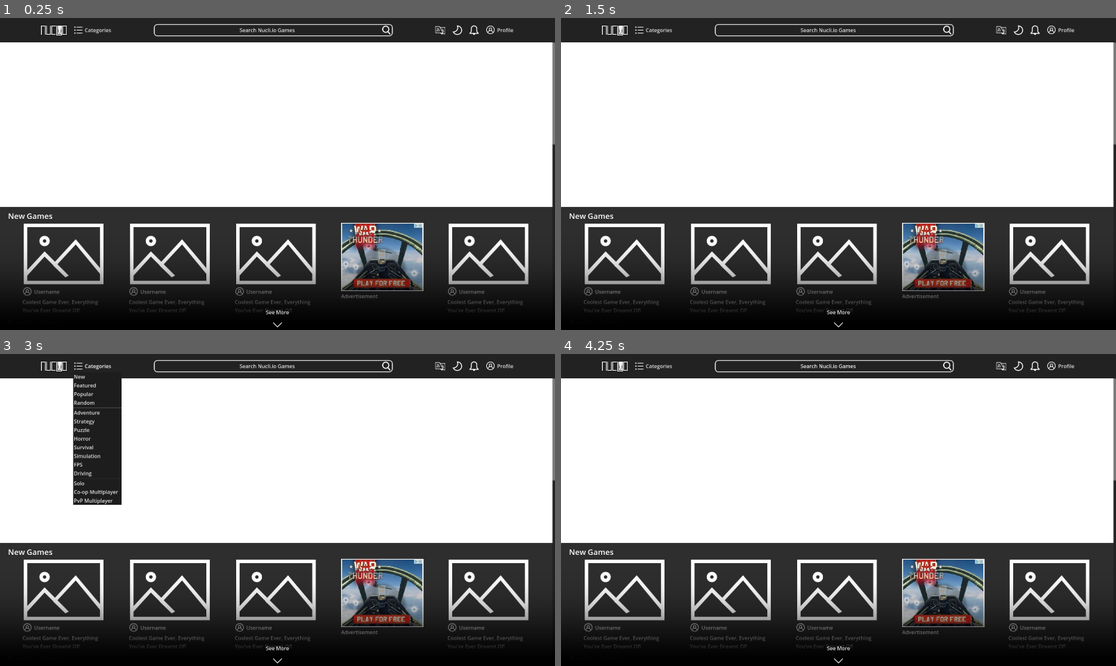
Above: before the commit, frames 1-4 (two rows, left to right).
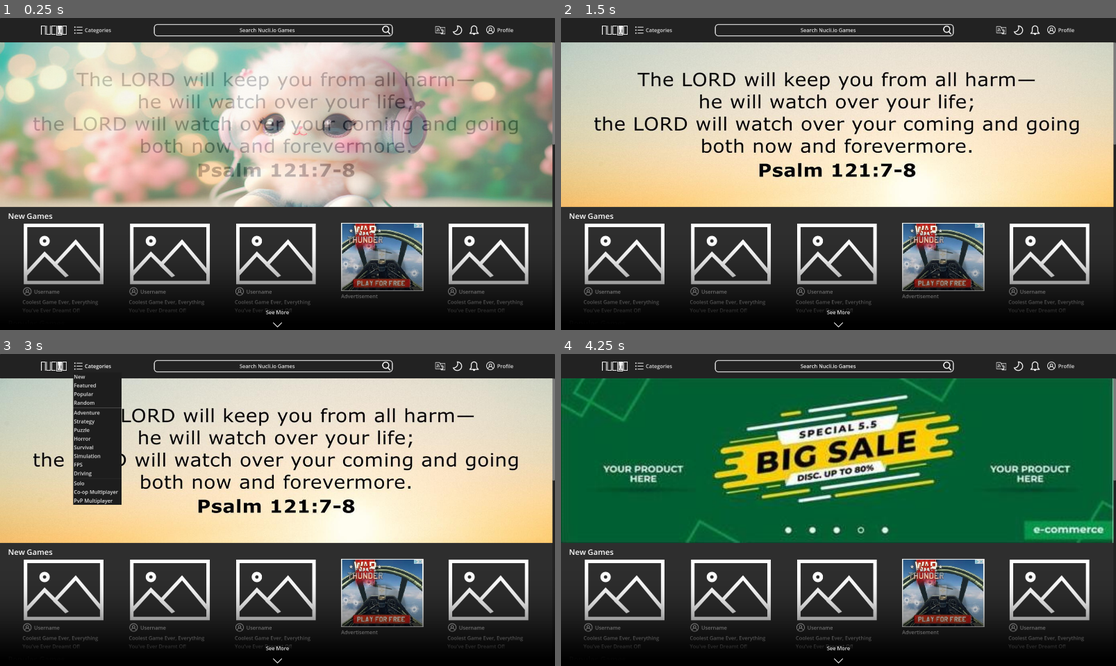
Above: after the commit, the same moments.

Repository: MichaelDawe/nucli.io
Game: Godot game, scene res://main.tscn
The game is run twice, just before and just after one commit, with the same random seed, the same clock (stepped at 60 frames per second) and the same inputs.
Inputs (mouse positions are in pixels of both pictures, inside the frame that each line leads up to):
- Up to frame 1 (0.25 s): no input
- Up to frame 2 (1.5 s): click (622, 255) at 0.52 s; click "Username" at 1.25 s
- Up to frame 3 (3 s): click (55, 366) at 2 s; click "Categories" at 2.75 s
- Up to frame 4 (4.25 s): click "Search Nucli.io Games" at 3.5 s

The runs differ from the first frame. In frame 1, 51% of the frame differs, in the area x 0-100%, y 7-61%; in frame 2, 52%; in frame 3, 48%; in frame 4, 52%.

Commit message:
added daily stuff and promotional banner, and help centre and friends and messages

Diff:
--- /dev/null
+++ b/main.gdshader
@@ -0,0 +1,17 @@
+shader_type canvas_item;
+
+uniform sampler2D a;
+uniform sampler2D b;
+uniform sampler2D c;
+
+void fragment() {
+	vec3 ta = texture(a, UV).rgb;
+	vec3 tb = texture(b, UV).rgb;
+	vec3 tc = texture(c, UV).rgb;
+
+	float d = mod(TIME, 9);
+
+	vec3 col = mix(mix(mix(ta, tb, clamp(d, 0.0, 1.0)), tc, clamp(d-3.0, 0.0, 1.0)), ta, clamp(d-6.0, 0.0, 1.0));
+
+	COLOR = vec4(col, 1.0);
+}
--- a/main.tscn
+++ b/main.tscn
@@ -9,15 +9,25 @@
 [ext_resource type="Texture2D" uid="uid://di1u84u0knomp" path="res://icons/banner_template.png" id="4_8gtjg"]
 [ext_resource type="Texture2D" uid="uid://dx5j47kvf3pme" path="res://icons/language-45-32.png" id="4_dyw1i"]
 [ext_resource type="Texture2D" uid="uid://blc0c3v8kjgp5" path="res://icons/search-663-32.png" id="4_ggocw"]
+[ext_resource type="Shader" path="res://main.gdshader" id="4_seqqe"]
+[ext_resource type="Texture2D" uid="uid://dr65xbaeb2np3" path="res://icons/cute_picture.jpg" id="5_584et"]
 [ext_resource type="Texture2D" uid="uid://mgank3atpyq7" path="res://icons/warthunder.jpg" id="5_j8if1"]
 [ext_resource type="Texture2D" uid="uid://cpmlvq2okstm0" path="res://icons/notification-11-32.png" id="5_mnxgi"]
 [ext_resource type="Texture2D" uid="uid://el63sk480q13" path="res://icons/profile-24-32.png" id="6_4e0b5"]
+[ext_resource type="Texture2D" uid="uid://crdby4gw31o3c" path="res://icons/famous_quote.jpg" id="6_8qk6n"]
+[ext_resource type="Texture2D" uid="uid://voxo8lc5w27e" path="res://icons/promotional_banner.jpg" id="7_ridb1"]
 [ext_resource type="Texture2D" uid="uid://c6d2k8l3y7pc1" path="res://icons/dark-mode-32.png" id="8_4g4cy"]
 [ext_resource type="StyleBox" uid="uid://b5wcj2xr70ql6" path="res://dark_theme_search_stylebox.tres" id="9_ljqka"]
 [ext_resource type="Texture2D" uid="uid://cg34lgnfrsbeh" path="res://icons/gradient.png" id="10_kl8m7"]
 [ext_resource type="Texture2D" uid="uid://34csch8evipr" path="res://icons/arrow-23-32.png" id="11_ttvpd"]
 [ext_resource type="Script" path="res://fadeout.gd" id="14_eo2dx"]
 
+[sub_resource type="ShaderMaterial" id="ShaderMaterial_gn1eq"]
+shader = ExtResource("4_seqqe")
+shader_parameter/a = ExtResource("5_584et")
+shader_parameter/b = ExtResource("6_8qk6n")
+shader_parameter/c = ExtResource("7_ridb1")
+
 [sub_resource type="StyleBoxFlat" id="StyleBoxFlat_vacgx"]
 bg_color = Color(0.753984, 0.753984, 0.753984, 1)
 
@@ -85,6 +95,7 @@
 size_flags_vertical = 3
 
 [node name="TextureRect" type="TextureRect" parent="Content/ScrollContainer/VBoxContainer/Banner"]
+material = SubResource("ShaderMaterial_gn1eq")
 layout_mode = 2
 texture = ExtResource("4_8gtjg")
 expand_mode = 5
@@ -1024,9 +1035,13 @@
 tooltip_text = "NOTIFICATIONS"
 mouse_default_cursor_shape = 2
 icon = ExtResource("5_mnxgi")
-item_count = 1
+item_count = 3
 popup/item_0/text = "NO_NOTIFICATIONS"
 popup/item_0/disabled = true
+popup/item_1/text = "VIEW_MESSAGES"
+popup/item_1/id = 1
+popup/item_2/text = "SHOW_FRIENDS"
+popup/item_2/id = 2
 
 [node name="0_1stretch" type="VSeparator" parent="Header/VBoxContainer/HBoxContainer"]
 layout_mode = 2
@@ -1039,17 +1054,21 @@
 mouse_default_cursor_shape = 2
 text = "PROFILE"
 icon = ExtResource("6_4e0b5")
-item_count = 5
+item_count = 7
 popup/item_0/text = "PROFILE"
 popup/item_0/id = 1
-popup/item_1/text = "SETTINGS"
-popup/item_1/id = 2
-popup/item_2/text = "DASHBOARD"
-popup/item_2/id = 3
+popup/item_1/text = "DASHBOARD"
+popup/item_1/id = 3
+popup/item_2/text = "SETTINGS"
+popup/item_2/id = 2
 popup/item_3/id = 3
 popup/item_3/separator = true
-popup/item_4/text = "SIGN_OUT"
-popup/item_4/id = 4
+popup/item_4/text = "HELP_CENTER"
+popup/item_4/id = 6
+popup/item_5/id = 5
+popup/item_5/separator = true
+popup/item_6/text = "SIGN_OUT"
+popup/item_6/id = 4
 
 [node name="VSeparator" type="VSeparator" parent="Header/VBoxContainer/HBoxContainer"]
 layout_mode = 2
Binary file changed: UX_design_translations.cy.translation
Binary file changed: UX_design_translations.en.translation
Binary file changed: UX_design_translations.zh.translation
Binary file added: icons/cute_picture.jpg
Not shown, added: icons/cute_picture.jpg.import
Binary file added: icons/famous_quote.jpg
Not shown, added: icons/famous_quote.jpg.import
Binary file added: icons/promotional_banner.jpg
Not shown, added: icons/promotional_banner.jpg.import
Not shown: 1 places in main.tscn that only renumber resources
